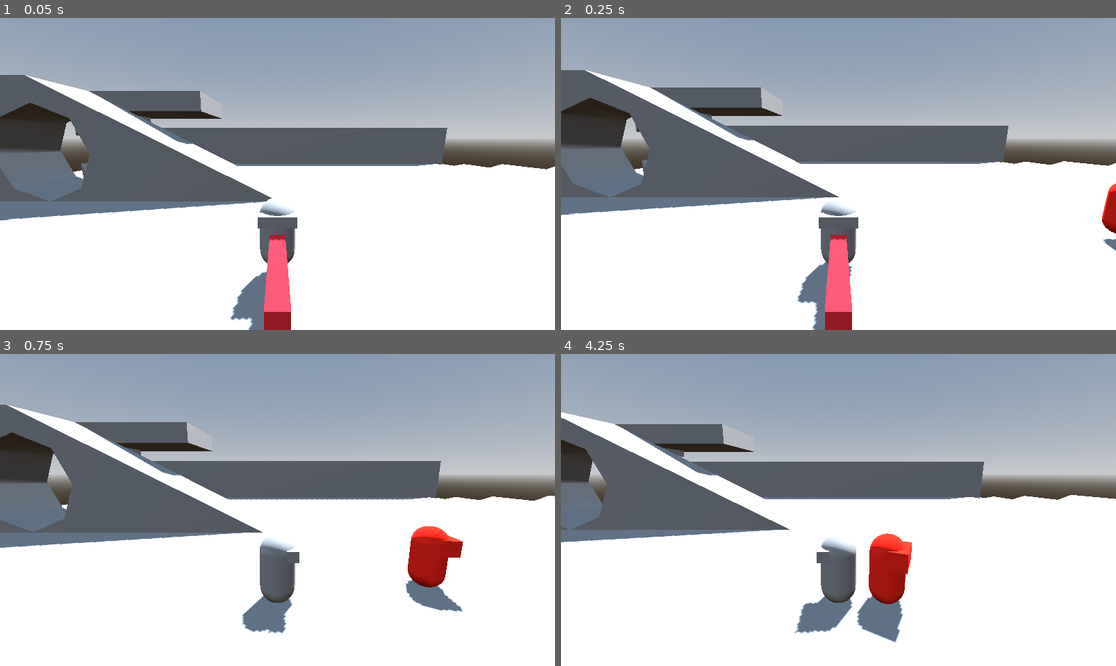
Above: before the commit, frames 1-4 (two rows, left to right).
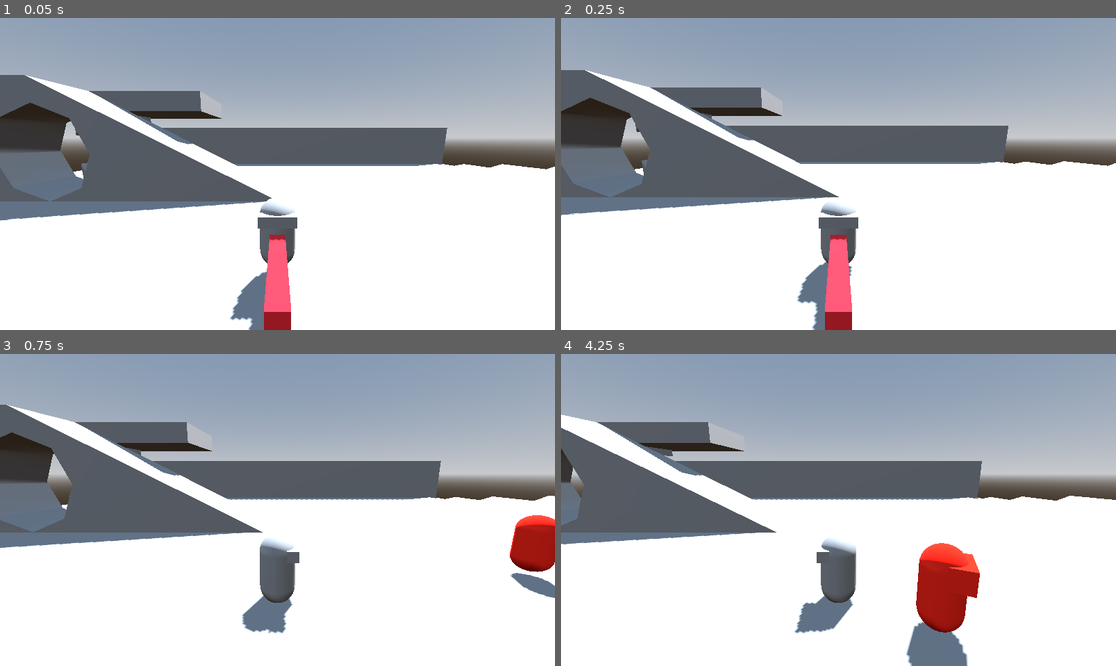
Above: after the commit, the same moments.

Repository: hhhhhhhh1233/BubbleGameJam
Game: Godot game, scene res://test_level.tscn
Two runs of this game, one before a commit and one after it. Both use one fixed random seed, a clock stepped at 60 frames per second and the inputs below.
Inputs (mouse positions are in pixels of both pictures, inside the frame that each line leads up to):
- Up to frame 1 (0.05 s): no input
- Up to frame 2 (0.25 s): no input
- Up to frame 3 (0.75 s): move the mouse to (399, 494) at 0.52 s; hold D (right) from 0.53 s (still down); right-click (399, 494) at 0.6 s
- Up to frame 4 (4.25 s): tap Space (jump) at 0.77, 1.52, 3.02, 3.77 s; move the mouse to (727, 525) at 1.27 s; release D (right) at 1.28 s; hold S (back) 1.28-2.03 s; click (727, 525) at 1.35 s; move the mouse to (894, 441) at 2.02 s; hold D (right) 2.03-2.78 s; right-click (894, 441) at 2.1 s; move the mouse to (810, 572) at 2.77 s; hold W (forward) 2.78-3.53 s; click (810, 572) at 2.85 s; move the mouse to (1005, 556) at 3.52 s; hold A (left) from 3.53 s (still down); right-click (1005, 556) at 3.6 s

Frame 1 is identical in both runs. In frame 2, 0.3% of the frame differs, in the area x 97-100%, y 53-75%; in frame 3, 3.5%; in frame 4, 11%, in the area x 0-100%, y 18-100%.

Commit message:
FEAT: enemy behaviour basics

Diff:
--- a/Enemy.gd
+++ b/Enemy.gd
@@ -1,27 +1,58 @@
 extends CharacterBody3D
-
 var pos : Basis
-var speed : float = 10
+var speed : float = 7
 var accel : float = 5
 var direction : Vector3
+@export var aggroCollision : Area3D
+@onready var nav: NavigationAgent3D = $NavigationAgent3D
+var overlappingBodies : Array[Node3D]
+@export var hitrange = 5
+@export var hitvisualizer : MeshInstance3D
 
-@onready var nav: NavigationAgent3D = $NavigationAgent3D
+var delayWhack = 1
+var canWhack:bool
+var lastWhack:float
+
 
 # Called when the node enters the scene tree for the first time.
 func _ready() -> void:
+	lastWhack = Time.get_unix_time_from_system()
+	hitvisualizer.position=Vector3(0,0,0)
+	hitvisualizer.scale=Vector3(hitrange, hitrange, hitrange)
 	pass # Replace with function body.
 
 
 # Called every frame. 'delta' is the elapsed time since the previous frame.
 func _process(delta: float) -> void:
+	hitvisualizer.visible=false
 	pos = get_global_transform().basis
 	$Body.look_at(Vector3(direction.x, global_position.y, direction.z))
+	overlappingBodies = aggroCollision.get_overlapping_bodies()
+	if overlappingBodies.size() != 0:
+
+		if (overlappingBodies[0].global_position - global_position).length()<hitrange*0.5 :
+			direction = overlappingBodies[0].global_position - global_position
+			direction = direction.normalized()
+
+			if canWhack:
+				canWhack=false
+				lastWhack = Time.get_unix_time_from_system()
+				hitvisualizer.visible=true
+
+		else:
+			direction = nav.get_next_path_position() - global_position
+			direction = direction.normalized()
+
+		if !canWhack:
+			velocity = velocity.lerp(direction * speed * 0.3, accel * delta)
+		else:
+			velocity = velocity.lerp(direction * speed, accel * delta)
+
+	move_and_slide()
+
+	if Time.get_unix_time_from_system() - lastWhack > delayWhack:
+		canWhack=true
+
 	pass
 
-func _physics_process(delta: float) -> void:
-	direction = nav.get_next_path_position() - global_position
-	direction = direction.normalized()
-
-	velocity = velocity.lerp(direction * speed, accel * delta)
-
-	move_and_slide()
+#func _physics_process(delta: float) -> void:
--- a/Enemy.tscn
+++ b/Enemy.tscn
@@ -17,12 +17,16 @@
 [sub_resource type="SphereShape3D" id="SphereShape3D_4p3sc"]
 radius = 50.0
 
-[node name="Enemy" type="CharacterBody3D"]
+[sub_resource type="SphereMesh" id="SphereMesh_d3fgm"]
+
+[node name="Enemy" type="CharacterBody3D" node_paths=PackedStringArray("aggroCollision", "hitvisualizer")]
 collision_layer = 4
 collision_mask = 7
 axis_lock_angular_x = true
 axis_lock_angular_z = true
 script = ExtResource("1_u1mr4")
+aggroCollision = NodePath("NavigationAgent3D/AggroCollision")
+hitvisualizer = NodePath("hitVisualizer")
 
 [node name="BodyCollision" type="CollisionShape3D" parent="."]
 shape = SubResource("CapsuleShape3D_8fg43")
@@ -43,3 +47,8 @@
 
 [node name="CollisionShape3D" type="CollisionShape3D" parent="NavigationAgent3D/AggroCollision"]
 shape = SubResource("SphereShape3D_4p3sc")
+
+[node name="hitVisualizer" type="MeshInstance3D" parent="."]
+transform = Transform3D(3, 0, 0, 0, 3, 0, 0, 0, 3, 0, 0, 0)
+visible = false
+mesh = SubResource("SphereMesh_d3fgm")
Not shown: 1 places in Enemy.tscn that only renumber resources
